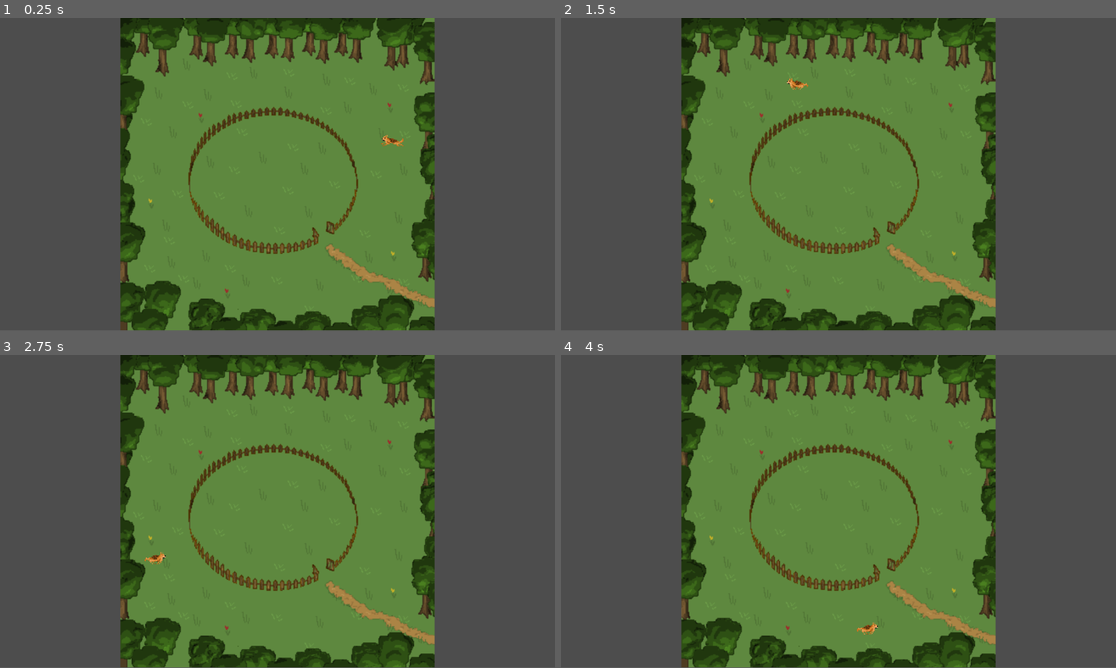
Above: before the commit, frames 1-4 (two rows, left to right).
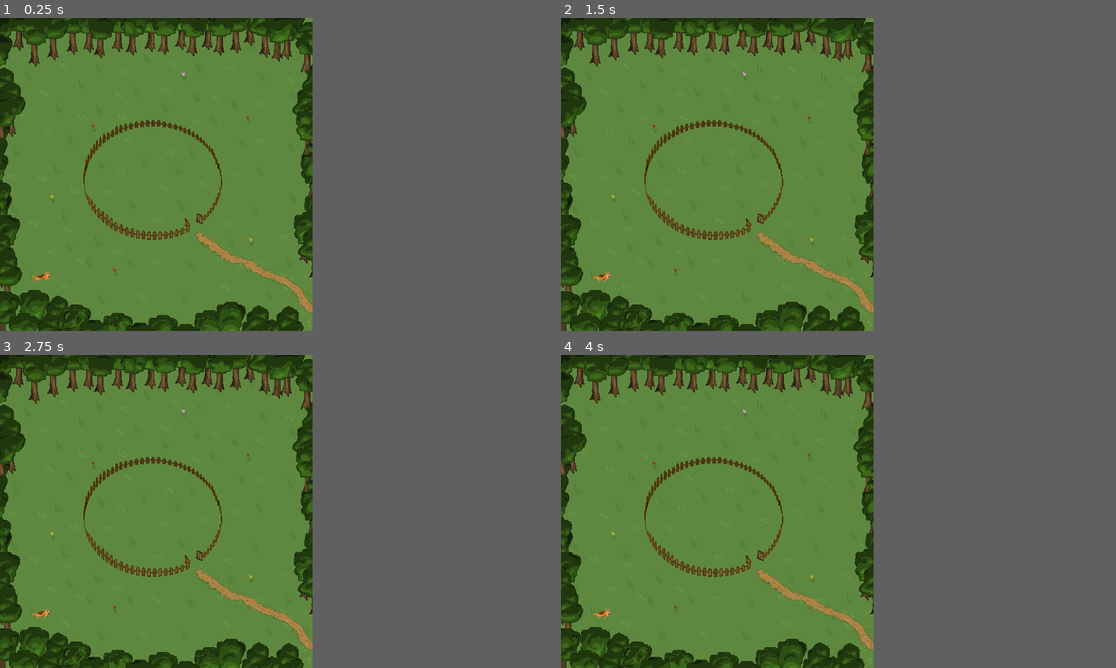
Above: after the commit, the same moments.

Repository: binaryHips/MAIgeAcademy
Game: Godot game, scene res://src/scenes/map/map.tscn
The game is run twice, just before and just after one commit, with the same random seed, the same clock (stepped at 60 frames per second) and the same inputs. The project has no main scene, so this scene is started directly.
Inputs:
- Up to frame 1 (0.25 s): no input
- Up to frame 2 (1.5 s): hold Right (ui_right) 0.53-1.28 s; hold Down (ui_down) from 1.28 s (still down)
- Up to frame 3 (2.75 s): release Down (ui_down) at 2.03 s; hold Right (ui_right) from 2.03 s (still down)
- Up to frame 4 (4 s): release Right (ui_right) at 2.78 s; hold Up (ui_up) 2.78-3.53 s; hold Left (ui_left) from 3.53 s (still down)
In our replay, the window is 799x449 before the commit and 450x450 after it. These sizes can differ from the game's own. Grey fills any space a smaller window leaves; there, only what the larger window draws over its background counts as a difference.

The runs differ from the first frame. In frame 1, 54% of the frame differs, in the area x 0-79%, y 0-100%; in frame 2, 54%; in frame 3, 54%; in frame 4, 54%.

Commit message:
Récup point le plus proche du chien

Diff:
--- a/project.godot
+++ b/project.godot
@@ -18,6 +18,11 @@
 
 Gamemaster="*res://src/autoloads/gamemaster.gd"
 
+[display]
+
+window/size/viewport_width=450
+window/size/viewport_height=450
+
 [global_group]
 
 sheep=""
--- /dev/null
+++ b/src/scenes/chien/brain.gd
@@ -0,0 +1,40 @@
+extends Brain
+
+
+# Called when the node enters the scene tree for the first time.
+func _ready() -> void:
+	#getPathPoints()
+	pointProche(get_parent().position)
+
+
+# Called every frame. 'delta' is the elapsed time since the previous frame.
+func _process(delta: float) -> void:
+	pass
+
+func getPathPoints():
+	print(get_parent())
+	print(get_parent().get_parent())
+	var path = get_parent().get_parent().get_node("Path2D")
+	var courbe = path.curve
+	var points = []
+	for i in range(courbe.get_point_count()):
+		points.push_back(courbe.get_point_position(i))
+
+	print(points)
+	return points
+
+func pointProche(position):
+	var points = getPathPoints()
+	var minDistance = points[0].distance_to(position)
+	var min = points[0]
+
+	for i in range(len(points)):
+		var dist = points[i].distance_to(position)
+		if(dist < minDistance):
+			minDistance = dist
+			min = points[i]
+
+	print(position)
+	print(minDistance)
+	print(min)
+	return min
--- a/src/scenes/chien/chien.gd
+++ b/src/scenes/chien/chien.gd
@@ -13,7 +13,6 @@
 	_animated_sprite.play("fixe")
 	 # Replace with function body.
 
-
 # Called every frame. 'delta' is the elapsed time since the previous frame.
 func _process(delta: float) -> void:
 	if linear_velocity.x < 0:
--- a/src/scenes/chien/chien.tscn
+++ b/src/scenes/chien/chien.tscn
@@ -1,10 +1,11 @@
-[gd_scene load_steps=8 format=3 uid="uid://c3h086n4tu8x5"]
+[gd_scene load_steps=9 format=3 uid="uid://c3h086n4tu8x5"]
 
 [ext_resource type="Script" path="res://src/scenes/chien/chien.gd" id="1_f0vgp"]
 [ext_resource type="Texture2D" uid="uid://wttefocce8u0" path="res://resources/images/chien_fixe.png" id="1_lwpa3"]
 [ext_resource type="Texture2D" uid="uid://b0mlokg7skn1d" path="res://resources/images/chien_aboie.png" id="2_w2psj"]
 [ext_resource type="Texture2D" uid="uid://r6eipbpvslqq" path="res://resources/images/chien_cours.png" id="4_qhbjt"]
 [ext_resource type="Texture2D" uid="uid://dpubu47aoxb2s" path="res://resources/images/chien_cours2.png" id="5_opua5"]
+[ext_resource type="Script" path="res://src/scenes/chien/brain.gd" id="6_4pepw"]
 
 [sub_resource type="SpriteFrames" id="SpriteFrames_4jolv"]
 animations = [{
@@ -64,3 +65,6 @@
 
 [node name="Camera2D" type="Camera2D" parent="."]
 zoom = Vector2(2, 2)
+
+[node name="Brain" type="Node" parent="."]
+script = ExtResource("6_4pepw")
--- a/src/scenes/map/map.tscn
+++ b/src/scenes/map/map.tscn
@@ -1,8 +1,7 @@
-[gd_scene load_steps=6 format=3 uid="uid://bnbyvqieew8wu"]
+[gd_scene load_steps=5 format=3 uid="uid://bnbyvqieew8wu"]
 
 [ext_resource type="Texture2D" uid="uid://difvyndmfhtpb" path="res://resources/images/Enclos.png" id="1_hp2vv"]
 [ext_resource type="PackedScene" uid="uid://c3h086n4tu8x5" path="res://src/scenes/chien/chien.tscn" id="2_deygp"]
-[ext_resource type="Script" path="res://src/scenes/map/path_follow_2d.gd" id="2_jq4eq"]
 
 [sub_resource type="CapsuleShape2D" id="CapsuleShape2D_csnad"]
 radius = 124.0
@@ -11,23 +10,23 @@
 [sub_resource type="Curve2D" id="Curve2D_c0myq"]
 bake_interval = 0.01
 _data = {
-"points": PackedVector2Array(0, 0, 0, 0, 280, 9, 1.12246, -1.68369, -1.12246, 1.68369, 270.426, -77.5824, 51.9131, 49.0815, -51.9131, -49.0815, 225, -164, 156.975, -0.594603, -156.975, 0.594603, -9, -216, 0, 0, 0, 0, -174, -193, 71.947, -79.6769, -71.947, 79.6769, -256, -122, 0, 0, 0, 0, -303, 3, -59.4641, -56.6325, 59.4641, 56.6325, -236, 212, -65.1273, -4.71937, 65.1273, 4.71937, -21, 286, -46.2498, 47.1937, 46.2498, -47.1937, 151, 228, 0, 0, 0, 0, 280, 8)
+"points": PackedVector2Array(0, 0, 0, 0, 307, 7, 1.12246, -1.68369, -1.12246, 1.68369, 292, -115, 51.9131, 49.0815, -51.9131, -49.0815, 207, -202, 0, 0, 0, 0, 178.754, -229.498, 156.975, -0.594603, -156.975, 0.594603, -7, -270, 0, 0, 0, 0, -203, -227, 71.947, -79.6769, -71.947, 79.6769, -297, -139, 0, 0, 0, 0, -326, 112, -59.4641, -56.6325, 59.4641, 56.6325, -240, 261, -65.1273, -4.71937, 65.1273, 4.71937, 4, 322, -46.2498, 47.1937, 46.2498, -47.1937, 262, 229, 0, 0, 0, 0, 307, 7)
 }
-point_count = 11
+point_count = 12
 
-[node name="Node2D" type="Node2D"]
+[node name="Map" type="Node2D"]
 
 [node name="Enclos" type="Sprite2D" parent="."]
+texture_filter = 1
 scale = Vector2(2, 2)
 texture = ExtResource("1_hp2vv")
 
-[node name="Camera2D" type="Camera2D" parent="."]
+[node name="Camera" type="Camera2D" parent="."]
 position = Vector2(0, 2)
 offset = Vector2(0, -1.61)
-zoom = Vector2(0.88, 0.88)
+zoom = Vector2(0.5, 0.5)
 
 [node name="Area2D" type="Area2D" parent="."]
-visible = false
 position = Vector2(-11, 15)
 rotation = 1.5708
 
@@ -37,9 +36,5 @@
 [node name="Path2D" type="Path2D" parent="."]
 curve = SubResource("Curve2D_c0myq")
 
-[node name="PathFollow2D" type="PathFollow2D" parent="Path2D"]
-position = Vector2(280, 9)
-rotates = false
-script = ExtResource("2_jq4eq")
-
-[node name="Chien" parent="Path2D/PathFollow2D" instance=ExtResource("2_deygp")]
+[node name="Chien" parent="." instance=ExtResource("2_deygp")]
+position = Vector2(-329, 295)
Binary file changed: resources/images/Enclos.png
